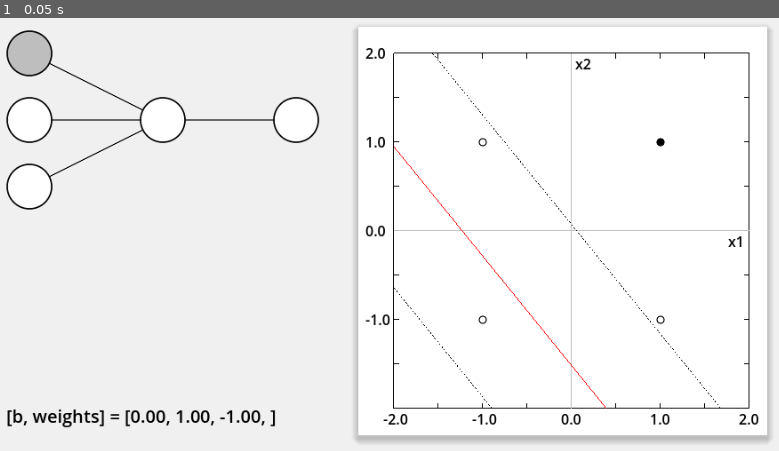
Above: before the commit, frame 1.
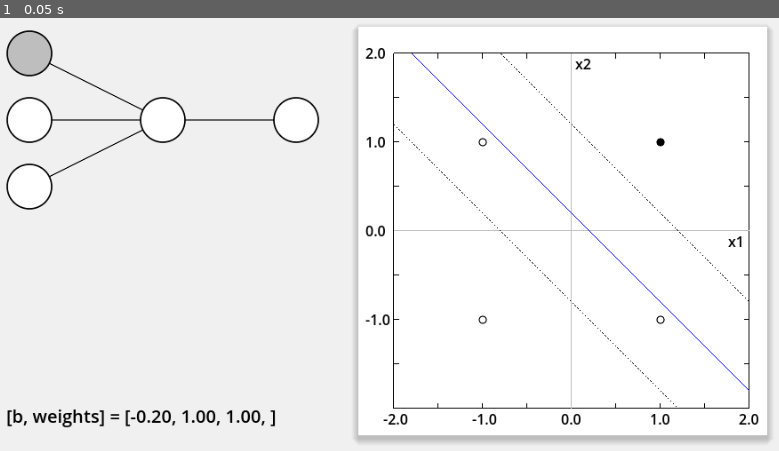
Above: after the commit, the same moment.

Repository: vivisuke/GDNN
Game: Godot game, scene res://main.tscn
Same seed, same stepped clock (60 frames per second), same inputs: the game is played once before the commit and once after it.
Inputs:
- Up to frame 1 (0.05 s): no input

The runs differ from the first frame. In frame 1, 0.9% of the frame differs, in the area x 16-97%, y 8-95%.

Commit message:
0024 ◎ C 01/07 01/07 0.001│ToDo│現在の重みをグラフに反映

Diff:
--- a/gdnn/main.gd
+++ b/gdnn/main.gd
@@ -25,7 +25,7 @@
 		net = Network.new(2)		# ２入力ネットワーク
 		var a = AffineMap.new(1)	# １出力アフィン写像
 		net.add(a)
-		a.set_weights([[0.0, 1.0, -1.0], [0.5, 0.5, 0.5], ])
+		a.set_weights([[-0.2, 1.0, 1.0], ])
 		net.add(AfTanh.new(1))		# 活性化関数：tanh()
 		const idata = [[1.0, 1.0],[1.0, -1.0],[-1.0, -1.0],[-1.0, 1.0],]
 		const tdata = [[1.0],[-1.0],[ -1.0],[-1.0],]	# AND
@@ -48,8 +48,11 @@
 		net.print()
 	$BG.net = net
 	$BG.queue_redraw()
-	var txt = net.m_layers[0].weights_text()
+	var ly = net.m_layers[0]
+	var txt = ly.weights_text()
 	$WeightsLabel.text = "[b, weights] = " + txt
+	$GraphRect.vv_weight = [[ly.m_bias[0], ly.m_weights[0][0], ly.m_weights[0][1], ]]
+	$GraphRect.queue_redraw()
 	pass # Replace with function body.
 func _process(delta):
 	pass
Not shown, changed: GDNN.spr
